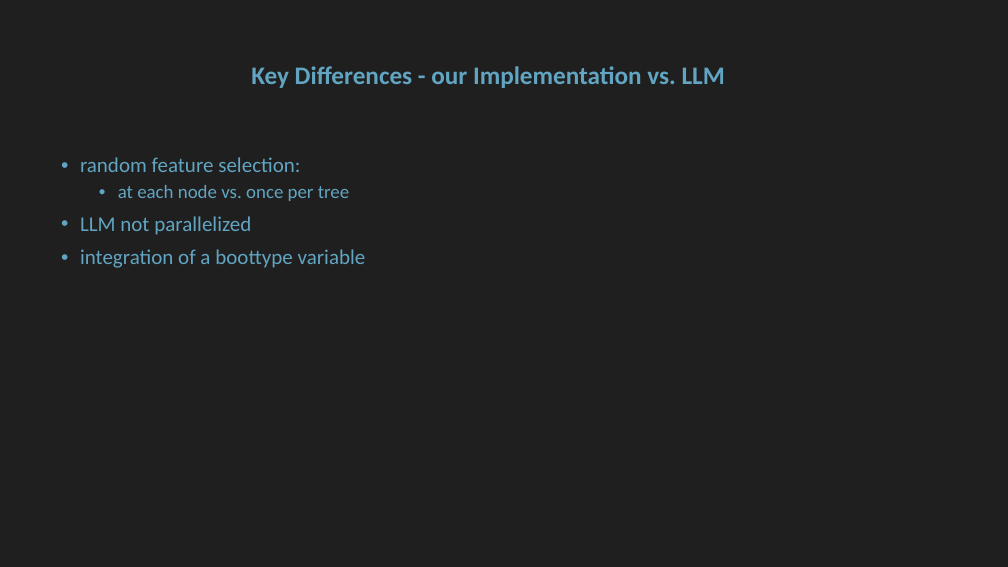
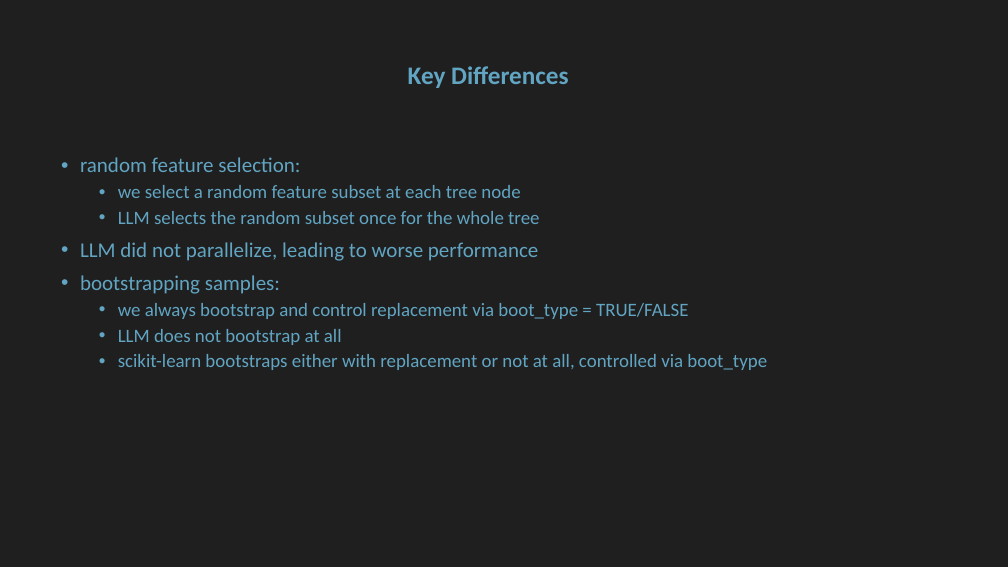
Before and after one commit to floengl/Machine-Learning, a slide deck: slide 8 of Exercise_2/Exercie2_slides.pptx. Drawn at 1008x567 pixels with LibreOffice and Linux fonts; fonts in the diff are those of the drawing. Boxes give left, top, right and bottom in pixels: in the first picture for what was removed or moved away, otherwise in the second. Text is boxed around its words. In the diff, an @@ line names an element or a change of style, - is before the commit and + after.

```diff
--- a/Exercise_2/Exercie2_slides.pptx
+++ b/Exercise_2/Exercie2_slides.pptx
@@ title at bbox=[408, 66, 569, 88]: text changed @@
-Key Differences - our Implementation vs. LLM
+Key Differences
@@ text at bbox=[80, 185, 767, 370]: text changed; size 20 to 18 pt @@
-  • at each node vs. once per tree
-• LLM not parallelized
-• integration of a boottype variable
+  • we select a random feature subset at each tree node
+  • LLM selects the random subset once for the whole tree
+• LLM did not parallelize, leading to worse performance
+• bootstrapping samples:
+  • we always bootstrap and control replacement via boot_type = TRUE/FALSE
+  • LLM does not bootstrap at all
+  • scikit-learn bootstraps either with replacement or not at all, controlled via boot_type
```
Also in this commit, not shown: 2 other slides changed, 3 slides added.
